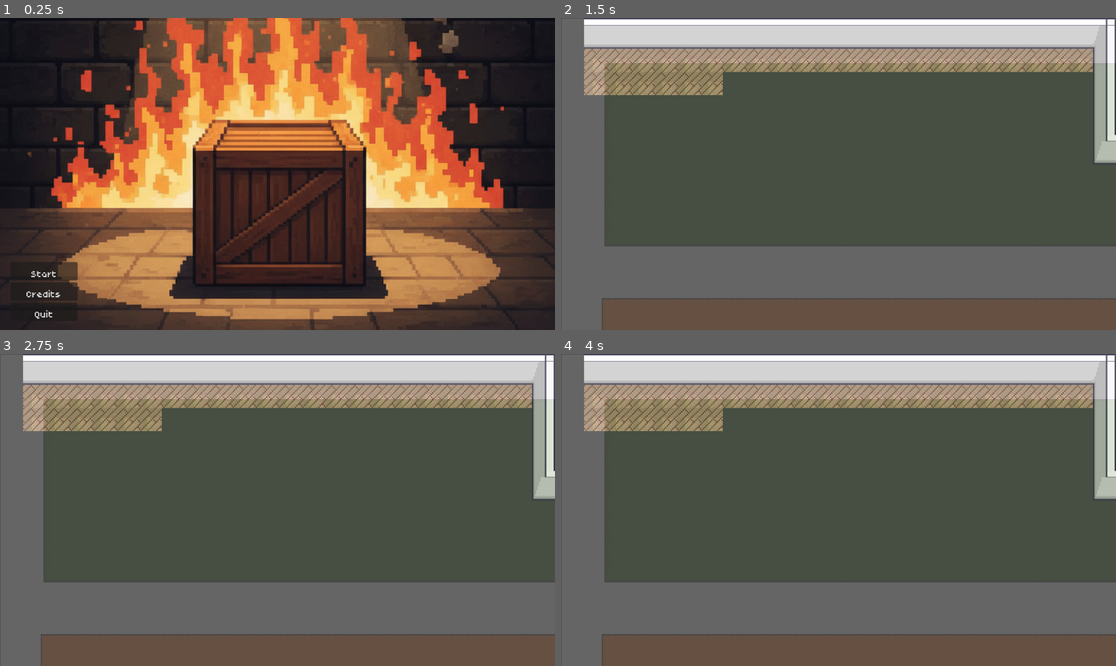
Above: before the commit, frames 1-4 (two rows, left to right).
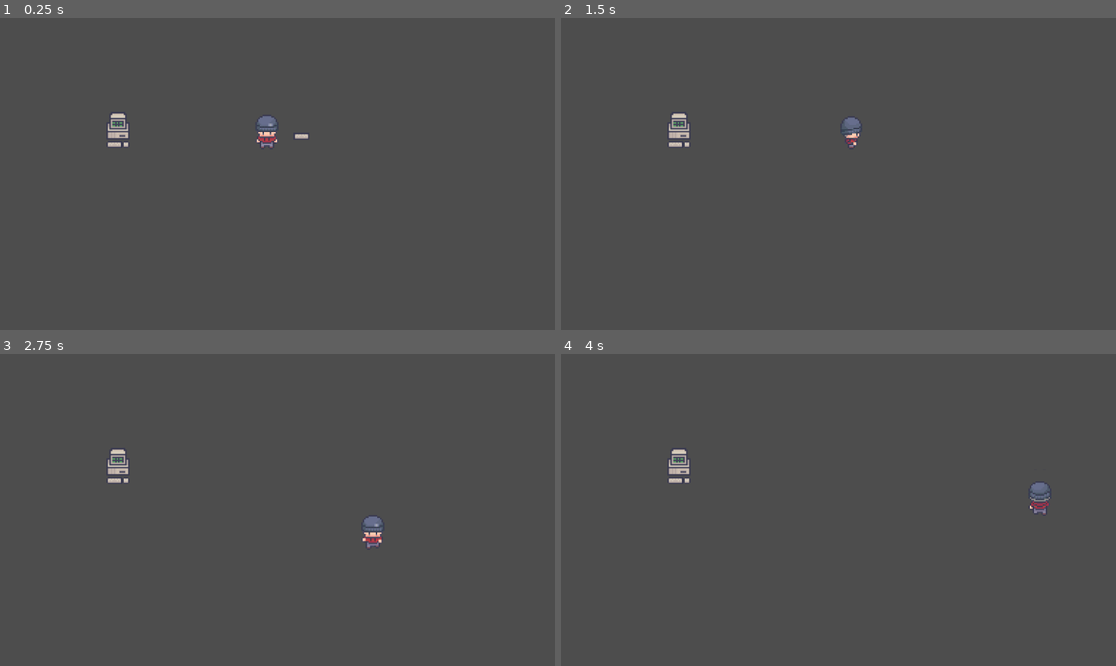
Above: after the commit, the same moments.

Repository: DaDave/JameGam-49
Game: Godot game, scene res://scenes/test.tscn
Two runs of this game, one before a commit and one after it. Both use one fixed random seed, a clock stepped at 60 frames per second and the inputs below. Before the commit the project starts from res://scenes/main_menu/main_menu.tscn.
Inputs (mouse positions are in pixels of both pictures, inside the frame that each line leads up to):
- Up to frame 1 (0.25 s): no input
- Up to frame 2 (1.5 s): click (605, 270) at 0.5 s, where only the run before the commit has a clickable "Start"; tap Enter (player_interact) at 1.25 s; hold D (player_right) from 1.28 s (still down); tap Space (player_dodge) at 1.35 s
- Up to frame 3 (2.75 s): release D (player_right) at 2.03 s; hold S (player_down) from 2.03 s (still down); tap Enter (player_interact) at 2.1 s
- Up to frame 4 (4 s): release S (player_down) at 2.78 s; hold D (player_right) 2.78-3.53 s; tap Space (player_dodge) at 2.85 s; hold Up (player_up) from 3.53 s (still down); tap Enter (player_interact) at 3.6 s

The runs differ from the first frame. In frame 1, 99% of the frame differs, in the area x 0-100%, y 0-100%; in frame 2, 20%; in frame 3, 20%; in frame 4, 20%.

Commit message:
fixed collisionlayers

Diff:
--- a/project.godot
+++ b/project.godot
@@ -11,7 +11,7 @@
 [application]
 
 config/name="JameGam-49"
-run/main_scene="uid://dyvgpxd0rqg44"
+run/main_scene="uid://bi63vcjcntsty"
 config/features=PackedStringArray("4.5", "GL Compatibility")
 config/icon="res://icon.svg"
 
@@ -68,6 +68,12 @@
 ]
 }
 
+[layer_names]
+
+2d_physics/layer_1="WallsAndObjects"
+2d_physics/layer_2="DangerArea"
+2d_physics/layer_3="Projectiles"
+
 [rendering]
 
 renderer/rendering_method="gl_compatibility"
--- a/scenes/explosiv_object/computer/computer.tscn
+++ b/scenes/explosiv_object/computer/computer.tscn
@@ -40,7 +40,7 @@
 
 [node name="CollisionShape2D" type="CollisionShape2D" parent="Danger_Area2D"]
 shape = SubResource("CircleShape2D_0ncj0")
-debug_color = Color(1, 0, 0, 0.16862746)
+debug_color = Color(1, 0.58431375, 0, 0.16862746)
 
 [node name="Collision_Area2D" type="Area2D" parent="."]
 
--- a/scenes/player/Player.tscn
+++ b/scenes/player/Player.tscn
@@ -991,7 +991,6 @@
 
 [node name="Player" type="CharacterBody2D" node_paths=PackedStringArray("movement_component", "animation_component", "input_component")]
 collision_layer = 7
-collision_mask = 7
 script = ExtResource("1_mdl7e")
 movement_component = NodePath("MovementComponent")
 animation_component = NodePath("AnimationComponent")
--- a/scenes/projectiles/keyboard/keyboard.tscn
+++ b/scenes/projectiles/keyboard/keyboard.tscn
@@ -30,3 +30,6 @@
 
 [node name="CollisionShape2D" type="CollisionShape2D" parent="."]
 shape = SubResource("RectangleShape2D_7h2hs")
+debug_color = Color(1, 0, 0, 0.41960785)
+
+[connection signal="body_entered" from="." to="." method="_on_body_entered"]
--- a/scenes/projectiles/mouse/mouse.tscn
+++ b/scenes/projectiles/mouse/mouse.tscn
@@ -23,6 +23,8 @@
 collision_mask = 4
 script = ExtResource("1_6vo24")
 animated_sprite = NodePath("AnimatedSprite2D")
+movement_speed = 700
+max_travel_distance = 600.0
 metadata/_custom_type_script = "uid://fo1mvn5wkoux"
 
 [node name="AnimatedSprite2D" type="AnimatedSprite2D" parent="."]
@@ -30,3 +32,6 @@
 
 [node name="CollisionShape2D" type="CollisionShape2D" parent="."]
 shape = SubResource("CircleShape2D_bvxje")
+debug_color = Color(1, 0, 0, 0.41960785)
+
+[connection signal="body_entered" from="." to="." method="_on_body_entered"]
--- a/scenes/projectiles/projectile.gd
+++ b/scenes/projectiles/projectile.gd
@@ -23,13 +23,10 @@
 		queue_free()
 
 func _collide(body) -> void:
-	print("_collide")
 	if (body is Player):
 		#TODO: deal damage to the player
 		print("deal damage")
 	queue_free()
 
 func _on_body_entered(body):
-	print("_on_body_entered")
-	#TODO: Wieso wird der Player nicht erkannt?
 	_collide(body)
--- a/scenes/projectiles/projectile.tscn
+++ b/scenes/projectiles/projectile.tscn
@@ -4,7 +4,6 @@
 
 [node name="Projectile" type="Area2D"]
 top_level = true
-visibility_layer = 4
 collision_layer = 4
 collision_mask = 4
 script = ExtResource("1_dtkph")
--- a/scenes/test.tscn
+++ b/scenes/test.tscn
@@ -1,7 +1,8 @@
-[gd_scene load_steps=3 format=3 uid="uid://bi63vcjcntsty"]
+[gd_scene load_steps=4 format=3 uid="uid://bi63vcjcntsty"]
 
 [ext_resource type="PackedScene" uid="uid://dqbmqn2l31phi" path="res://scenes/explosiv_object/computer/computer.tscn" id="1_bl13t"]
 [ext_resource type="PackedScene" uid="uid://bv3co3tcjuqgx" path="res://scenes/player/Player.tscn" id="1_errlg"]
+[ext_resource type="PackedScene" uid="uid://c8twy8ul1endc" path="res://scenes/projectiles/keyboard/keyboard.tscn" id="3_iyx0m"]
 
 [node name="Test" type="Node2D"]
 
@@ -9,5 +10,10 @@
 position = Vector2(245, 233)
 pixel_for_explosion = 200
 
+[node name="Keyboard" parent="." instance=ExtResource("3_iyx0m")]
+position = Vector2(626, 246)
+movement_speed = 0
+
 [node name="Player" parent="." instance=ExtResource("1_errlg")]
+top_level = true
 position = Vector2(554, 231)
